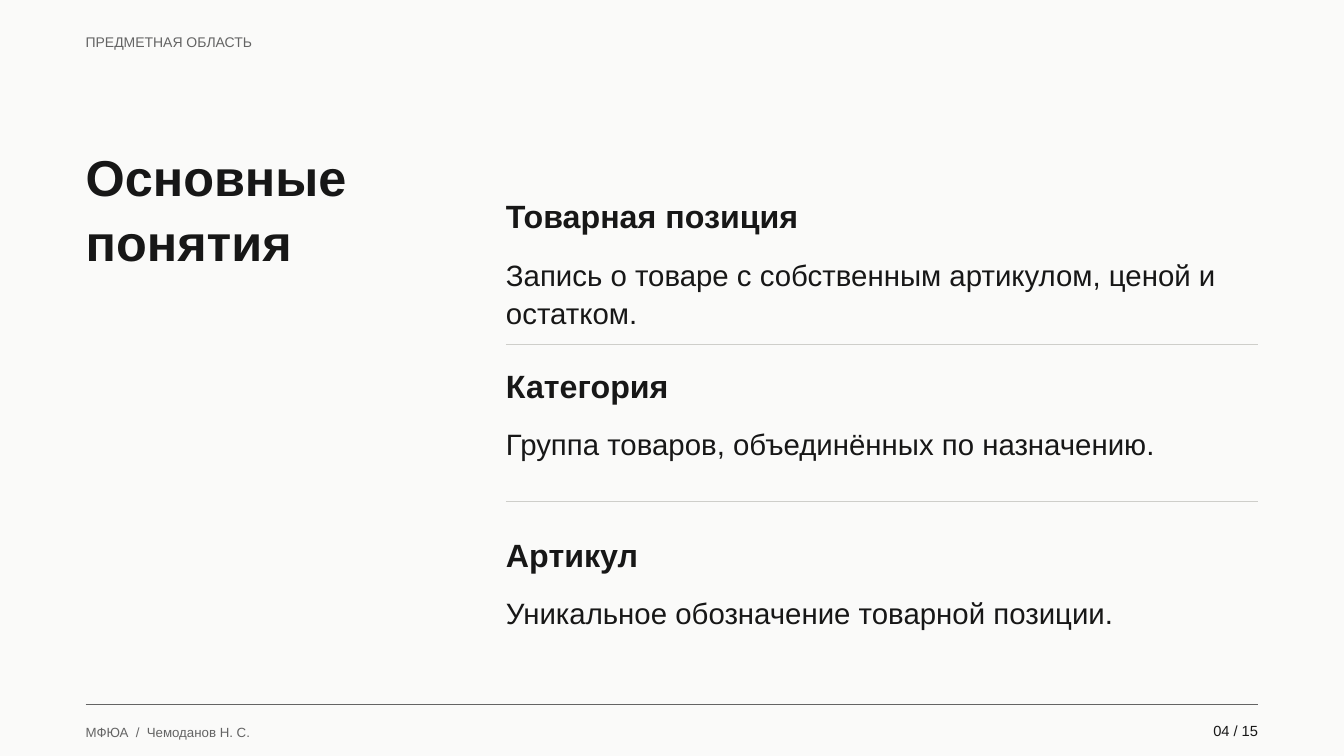
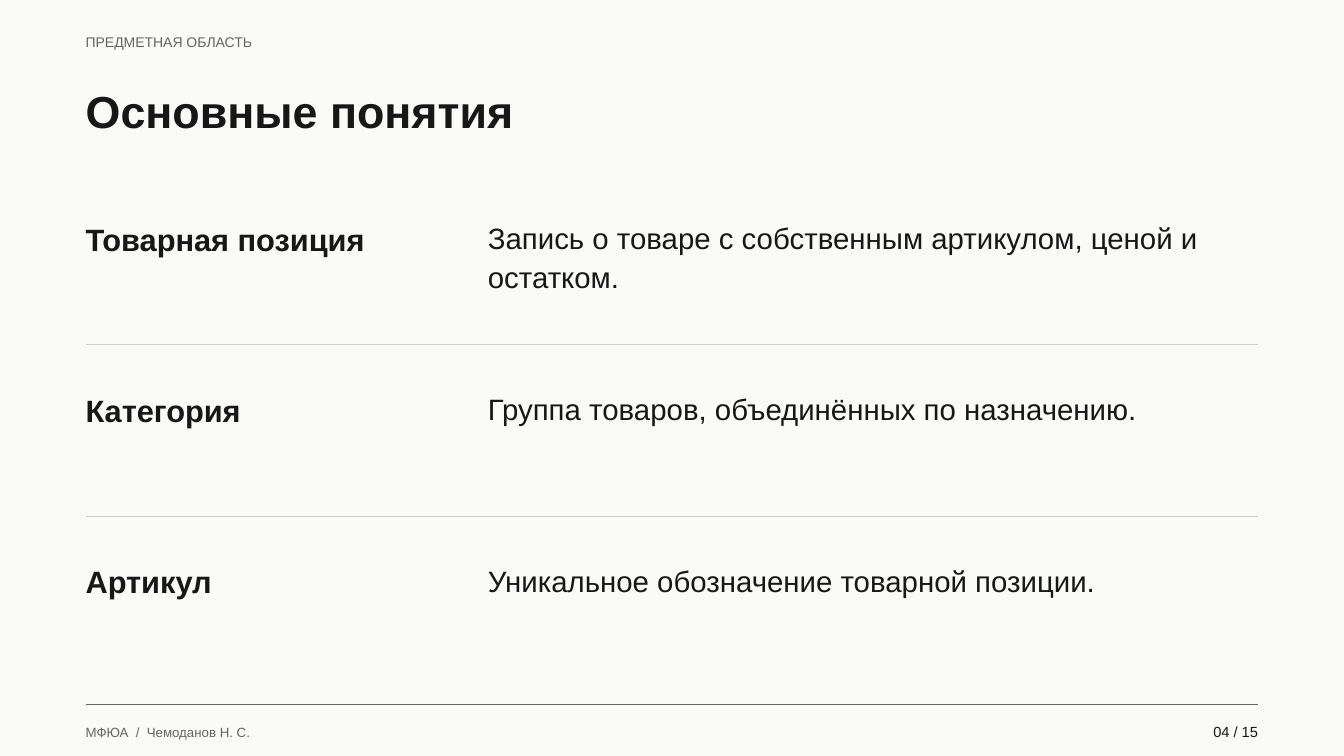
Before and after one commit to Koryza/kyyyyyrsach, a slide deck: slide 4 of docs/defense/catalog_defense.pptx. Drawn at 1344x756 pixels with LibreOffice and Linux fonts; fonts in the diff are those of the drawing. Boxes give left, top, right and bottom in pixels: in the first picture for what was removed or moved away, otherwise in the second. Text is boxed around its words. In the diff, an @@ line names an element or a change of style, - is before the commit and + after.

```diff
--- a/docs/defense/catalog_defense.pptx
+++ b/docs/defense/catalog_defense.pptx
@@ text "Основные понятия" moved from (x1=86, y1=161, x2=347, y2=262) to (x1=86, y1=96, x2=513, y2=129) @@
@@ text "Основные понятия" at (x1=86, y1=96, x2=513, y2=129): size 36 to 32 pt; line spacing 1.08 to 1.1 @@
@@ text "Товарная позиция" moved from (x1=506, y1=206, x2=798, y2=235) to (x1=86, y1=229, x2=365, y2=256) @@
@@ line spacing 1.08 to 1.1 in 3 elements at (x1=488, y1=570, x2=1095, y2=598), (x1=488, y1=398, x2=1136, y2=426), (x1=488, y1=227, x2=1197, y2=289) @@
@@ text "Запись о товаре с собственным ..." moved from (x1=506, y1=264, x2=1215, y2=325) to (x1=488, y1=227, x2=1197, y2=289) @@
@@ line moved from (506, 345) - (1258, 345) to (86, 345) - (1258, 345) @@
@@ text "Категория" moved from (x1=506, y1=376, x2=668, y2=404) to (x1=86, y1=400, x2=241, y2=428) @@
@@ text "Группа товаров, объединённых по назначению." moved from (x1=506, y1=433, x2=1154, y2=461) to (x1=488, y1=398, x2=1136, y2=426) @@
@@ line moved from (506, 502) - (1258, 502) to (86, 516) - (1258, 516) @@
@@ size 23 to 22 pt; line spacing 1.08 to 1.1 in 3 elements at (x1=86, y1=229, x2=365, y2=256), (x1=86, y1=400, x2=241, y2=428), (x1=86, y1=571, x2=212, y2=599) @@
@@ text "Артикул" moved from (x1=506, y1=545, x2=638, y2=573) to (x1=86, y1=571, x2=212, y2=599) @@
@@ text "Уникальное обозначение товарной позиции." moved from (x1=506, y1=602, x2=1113, y2=630) to (x1=488, y1=570, x2=1095, y2=598) @@
```
Also in this commit, not shown: 14 other slides changed, 7 other files.
